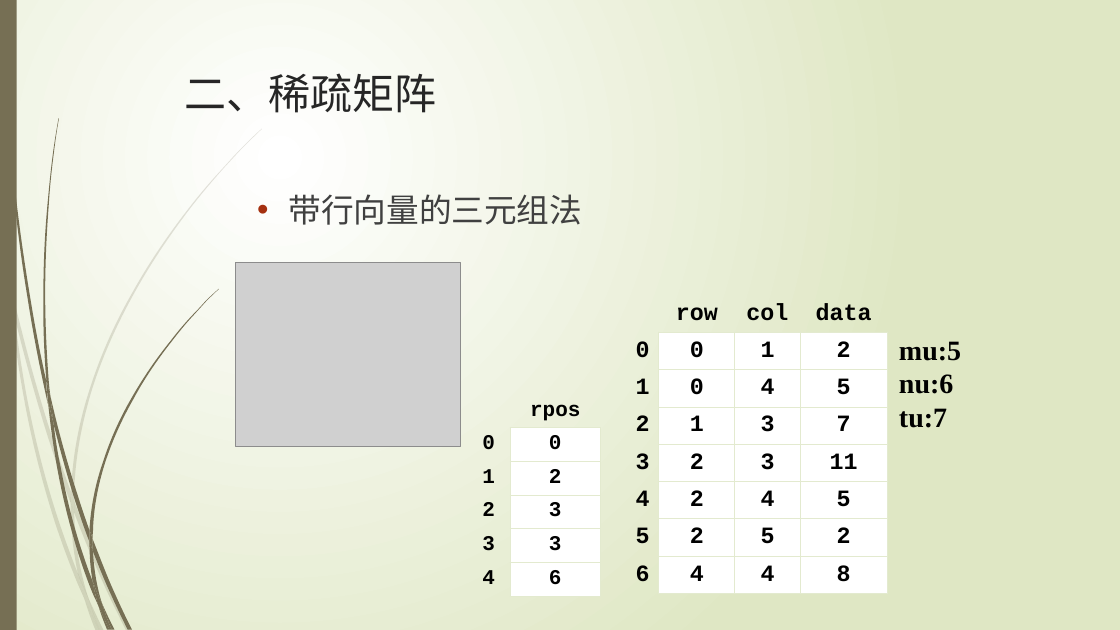
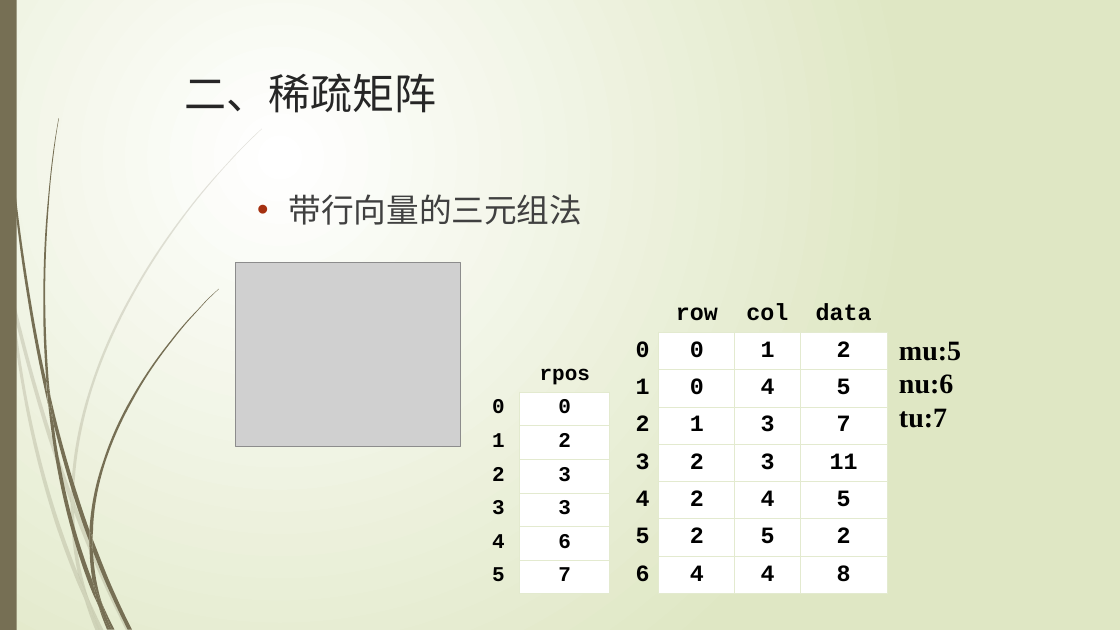
Before and after one commit to TeacherPeng/Datastruct, a slide deck: slide 20 of 教案/第05章 数组与广义表.pptx. Drawn at 1120x630 pixels with LibreOffice and Linux fonts; fonts in the diff are those of the drawing; grey boxes stand for pictures. Boxes give left, top, right and bottom in pixels: in the first picture for what was removed or moved away, otherwise in the second. Text is boxed around its words. In the diff, an @@ line names an element or a change of style, - is before the commit and + after.

Commit message:
更新三元组表矩阵乘法教案和代码

```diff
--- a/教案/第05章 数组与广义表.pptx
+++ b/教案/第05章 数组与广义表.pptx
@@ table at (x1=477, y1=359, x2=610, y2=594) @@
+row 7: 5 | 7
@@ table resized from (x1=467, y1=394, x2=600, y2=596) to (x1=477, y1=359, x2=610, y2=594) @@
```
Also in this commit, not shown: 3 other slides changed, 3 slides added, 1 slide removed, 2 other files.
